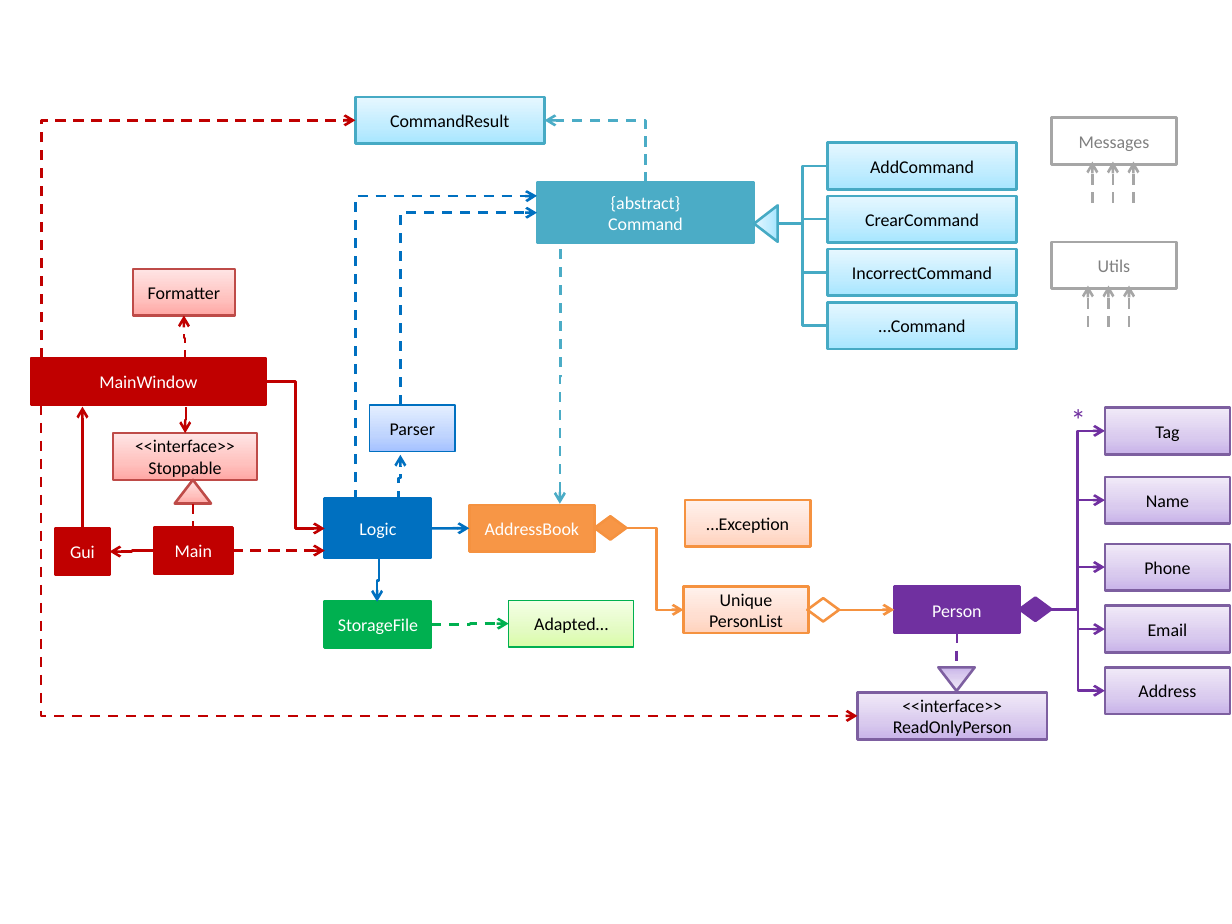
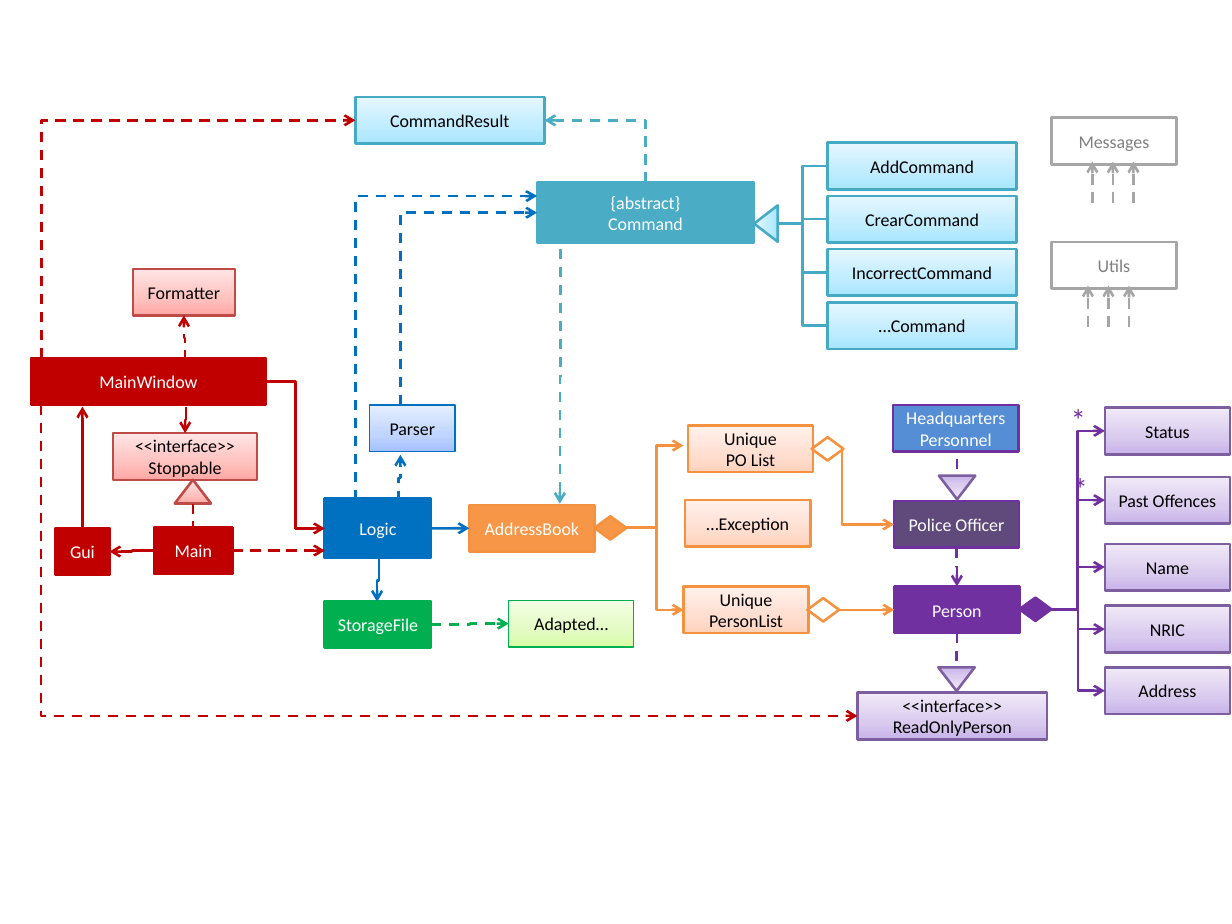
Before and after one commit to CS2113-AY1819S1-F10-3/Main, a slide deck: slide 2 of docs/Diagrams.pptx. Drawn at 1232x924 pixels with LibreOffice and Linux fonts; fonts in the diff are those of the drawing. Boxes give left, top, right and bottom in pixels: in the first picture for what was removed or moved away, otherwise in the second. Text is boxed around its words. In the diff, an @@ line names an element or a change of style, - is before the commit and + after.

```diff
--- a/docs/Diagrams.pptx
+++ b/docs/Diagrams.pptx
@@ rectangle added at bbox=[893, 405, 1019, 452], fill #558ED5, outline #7030A0 1.5 pt, 10.5 pt, text #FFFFFF @@
+Headquarters Personnel
@@ elbow arrow added from (626, 527) to (684, 446), #F69240 1.5 pt @@
@@ rectangle added at bbox=[687, 425, 813, 472], fill gradient #FFD2BD to #FFDED0 to #FFF2ED, outline #F69240 1.5 pt, 10.5 pt, text #000000 @@
+Unique
+PO List
@@ diamond added at bbox=[812, 437, 844, 461], outline #F69240 1.5 pt @@
@@ elbow arrow added from (841, 448) to (894, 525), #F69240 1.5 pt @@
@@ elbow line added from (957, 441) to (957, 476), #7030A0 1.5 pt dashed @@
@@ text in rectangle at bbox=[1145, 426, 1190, 438]: text changed @@
-Tag
+Status
@@ triangle added at bbox=[939, 476, 976, 499], fill gradient #C9B5E8 to #D8CBEE to #F0EAF9, outline #7D60A0 1.5 pt @@
@@ text added at bbox=[1073, 463, 1085, 513], 18 pt, text #7030A0 @@
+*
@@ rectangle added at bbox=[1105, 477, 1231, 524], fill gradient #C9B5E8 to #D8CBEE to #F0EAF9, outline #7D60A0 1.5 pt, 10.5 pt, text #000000 @@
+Past Offences
@@ rectangle added at bbox=[894, 501, 1020, 548], fill #604A7B, outline #7030A0 1.5 pt, 10.5 pt, text #FFFFFF @@
+Police Officer
@@ elbow arrow added from (956, 548) to (957, 586), #7030A0 1.5 pt dashed @@
@@ rectangle "Name": place and size @@
-rectangle "Name" at bbox=[1105, 477, 1231, 524]
+rectangle "Name" at bbox=[1105, 543, 1231, 590]
@@ rectangle removed at bbox=[1105, 543, 1231, 590] @@
-Phone
@@ text in rectangle at bbox=[1150, 624, 1185, 636]: text changed @@
-Email
+NRIC
```
Also in this commit, not shown: 2 other files.
